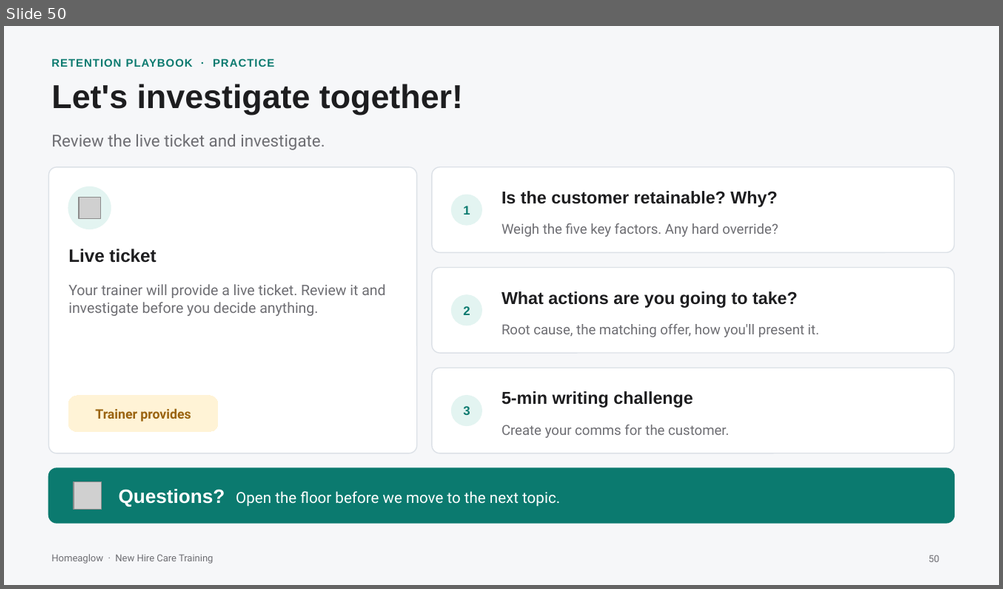
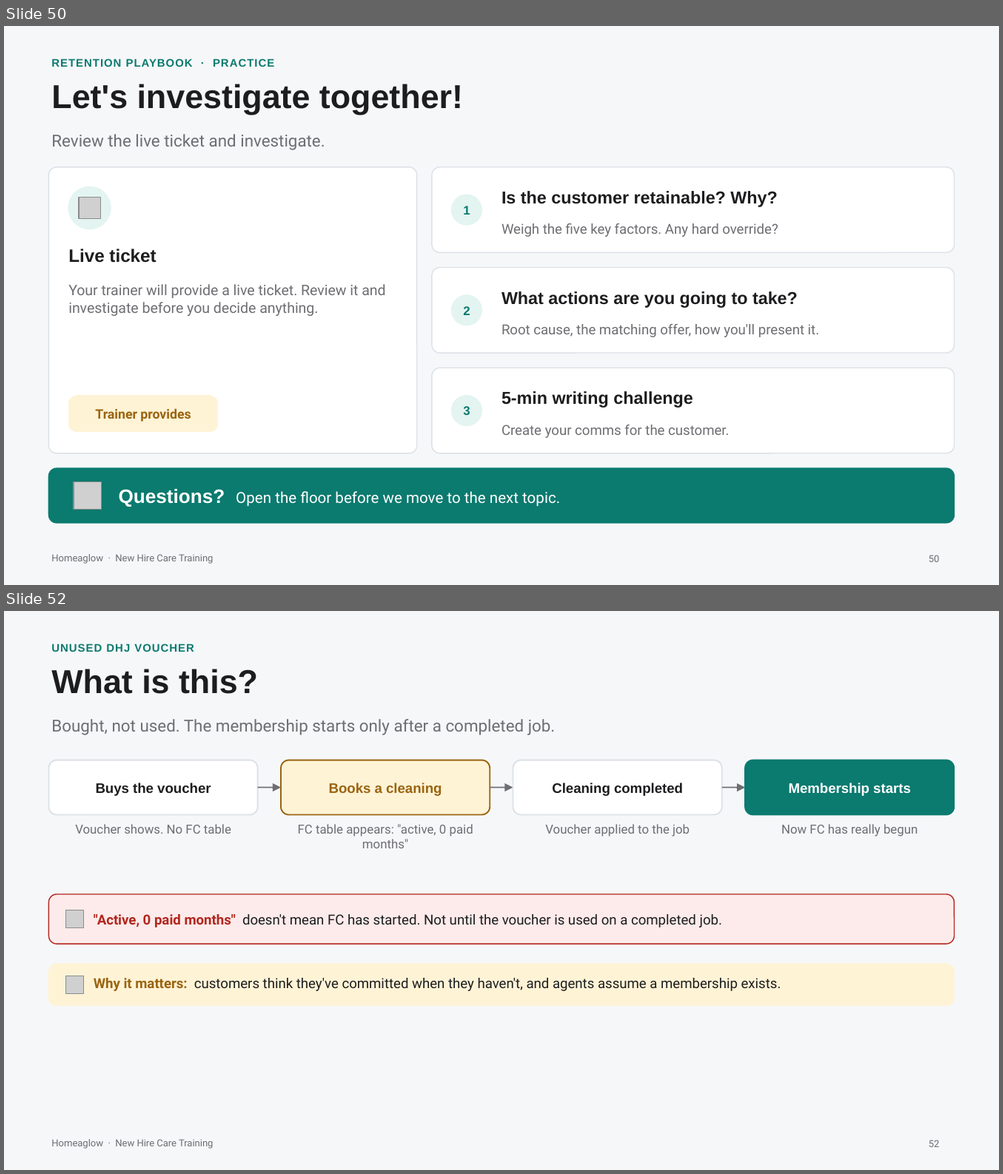
Before and after one commit to anjulimichelle/training, a slide deck: retention-membership-cancellation/retention-membership-cancellation.pptx. Shown one above the other, each under a label of ours: slide 50 before the commit, slides 50 and 52 after it; the slides between them are not shown. The pictures are 1003x589 and 1003x1174 pixels, drawn with LibreOffice and Linux fonts; fonts in the diff are those of the drawing; grey boxes stand for pictures. Boxes give left, top, right and bottom in pixels: in the first picture for what was removed or moved away, otherwise in the second. Text is boxed around its words. In the diff, an @@ line names an element or a change of style, - is before the commit and + after.

```diff
--- a/retention-membership-cancellation/retention-membership-cancellation.pptx
+++ b/retention-membership-cancellation/retention-membership-cancellation.pptx
@@ slide 52 added at box(4, 611, 999, 1170), background #F6F7F9; not listed: 1 template element that a slide beside it also shows @@
@@ text added at box(51, 644, 194, 652), 8 pt, text #0B7A6F, bold @@
+UNUSED DHJ VOUCHER
@@ text added at box(51, 669, 258, 694), 24 pt, text #1D1D1F, bold @@
+What is this?
@@ text added at box(51, 719, 555, 735), 12 pt, text #6E6E73 @@
+Bought, not used. The membership starts only after a completed job.
@@ rounded rectangle added at box(48, 760, 258, 815), fill #FFFFFF, outline #DCE1E7 1 pt @@
@@ rounded rectangle added at box(281, 760, 489, 815), fill #FFF3D6, outline #9A6410 1 pt @@
@@ rounded rectangle added at box(513, 760, 722, 815), fill #FFFFFF, outline #DCE1E7 1 pt @@
@@ rounded rectangle added at box(745, 760, 954, 815), fill #0B7A6F, outline #0B7A6F 1 pt @@
@@ text added at box(96, 783, 210, 796), 10 pt, text #1D1D1F, bold @@
+Buys the voucher
@@ arrow added from (258, 787) to (281, 787), #6E6E73 1 pt @@
@@ text added at box(329, 783, 441, 796), 10 pt, text #9A6410, bold @@
+Books a cleaning
@@ arrow added from (489, 787) to (513, 787), #6E6E73 1 pt @@
@@ text added at box(552, 783, 683, 796), 10 pt, text #1D1D1F, bold @@
+Cleaning completed
@@ arrow added from (722, 787) to (745, 787), #6E6E73 1 pt @@
@@ text added at box(788, 783, 910, 796), 10 pt, text #FFFFFF, bold @@
+Membership starts
@@ text added at box(75, 824, 231, 834), 9 pt, text #6E6E73 @@
+Voucher shows. No FC table
@@ text added at box(298, 824, 473, 849), 9 pt, text #6E6E73 @@
+FC table appears: "active, 0 paid months"
@@ text added at box(545, 824, 689, 837), 9 pt, text #6E6E73 @@
+Voucher applied to the job
@@ text added at box(781, 824, 917, 837), 9 pt, text #6E6E73 @@
+Now FC has really begun
@@ rounded rectangle added at box(48, 894, 954, 944), fill #FCEBEA, outline #B3261E 0.75 pt @@
@@ picture added at box(65, 911, 84, 928) @@
@@ text added at box(94, 914, 722, 928), 10 pt, text #1D1D1F @@
+"Active, 0 paid months" doesn't mean FC has started. Not until the voucher is used on a completed job.
@@ rounded rectangle added at box(48, 964, 954, 1006), fill #FFF3D6, outline #FFF3D6 0.75 pt @@
@@ picture added at box(65, 976, 84, 994) @@
@@ text added at box(94, 978, 781, 991), 10 pt, text #1D1D1F @@
+Why it matters: customers think they've committed when they haven't, and agents assume a membership exists.
@@ page number added at box(928, 1140, 939, 1147), 7 pt, text #6E6E73 @@
+52
```
Also in this commit, not shown: 7 slides changed, 28 other slides added, 4 other files.
